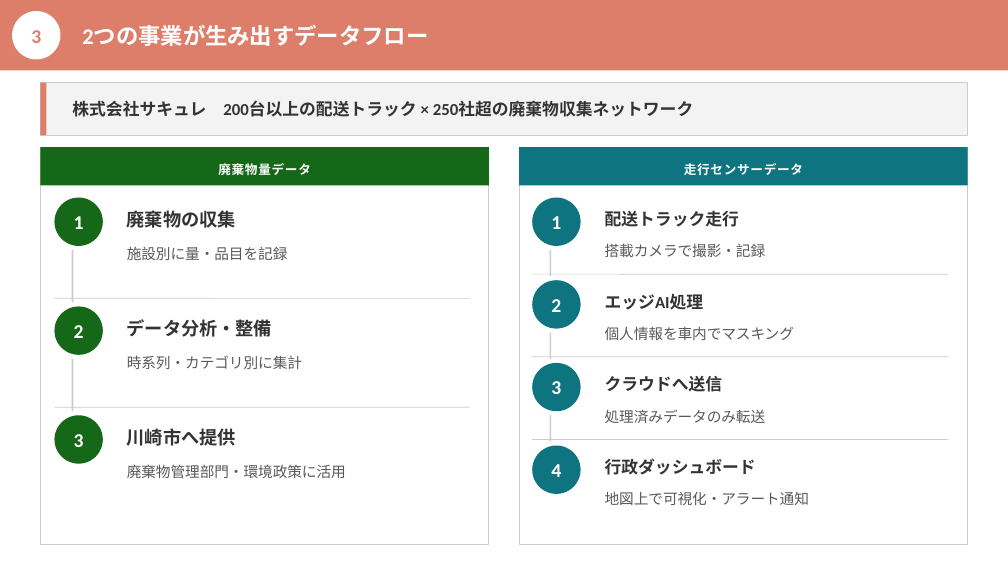
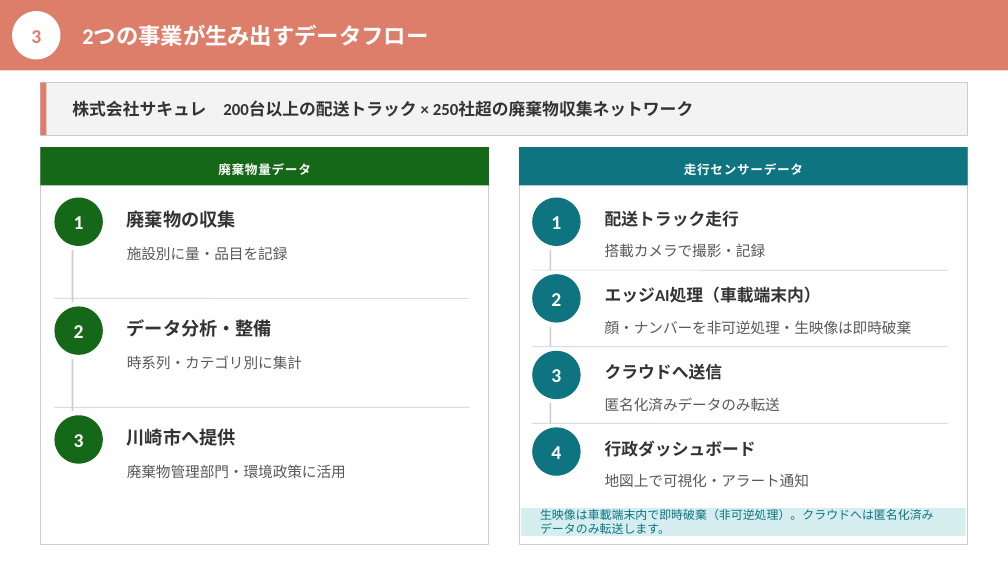
Before and after one commit to monomapblog-ui/sacure, a slide deck: slide 5 of 川崎市_統合提案資料_v2.pptx. Drawn at 1008x567 pixels with LibreOffice and Linux fonts; fonts in the diff are those of the drawing. Boxes give left, top, right and bottom in pixels: in the first picture for what was removed or moved away, otherwise in the second. Text is boxed around its words. In the diff, an @@ line names an element or a change of style, - is before the commit and + after.

```diff
--- a/川崎市_統合提案資料_v2.pptx
+++ b/川崎市_統合提案資料_v2.pptx
@@ line moved from (550, 250) - (550, 276) to (550, 250) - (550, 270) @@
@@ 1 text, 1 line, 1 ellipse: place and size @@
-1 text, 1 line, 1 ellipse at [532, 274, 948, 329]
+1 text, 1 line, 1 ellipse at [532, 270, 948, 323]
@@ text at [605, 286, 821, 303]: text changed @@
-エッジAI処理
+エッジAI処理（車載端末内）
@@ line moved from (550, 333) - (550, 359) to (550, 327) - (550, 347) @@
@@ text at [605, 320, 912, 334]: text changed @@
-個人情報を車内でマスキング
+顔・ナンバーを非可逆処理・生映像は即時破棄
@@ 2 texts, 1 line, 1 ellipse: place and size @@
-2 texts, 1 line, 1 ellipse at [532, 357, 948, 411]
+2 texts, 1 line, 1 ellipse at [532, 347, 948, 399]
@@ line moved from (550, 415) - (550, 442) to (550, 403) - (550, 423) @@
@@ text at [605, 397, 780, 411]: text changed @@
-処理済みデータのみ転送
+匿名化済みデータのみ転送
@@ 3 texts, 1 ellipse: place and size @@
-3 texts, 1 ellipse at [532, 446, 809, 505]
+3 texts, 1 ellipse at [532, 427, 809, 487]
@@ line moved from (532, 439) - (948, 439) to (532, 423) - (948, 423) @@
@@ rectangle added at [521, 508, 966, 536], fill #D6EEF0 @@
@@ text added at [540, 507, 934, 534], 8.5 pt, text #0D7480 @@
+生映像は車載端末内で即時破棄（非可逆処理）。クラウドへは匿名化済みデータのみ転送します。
```
Also in this commit, not shown: 1 other slide changed, 2 other files.
